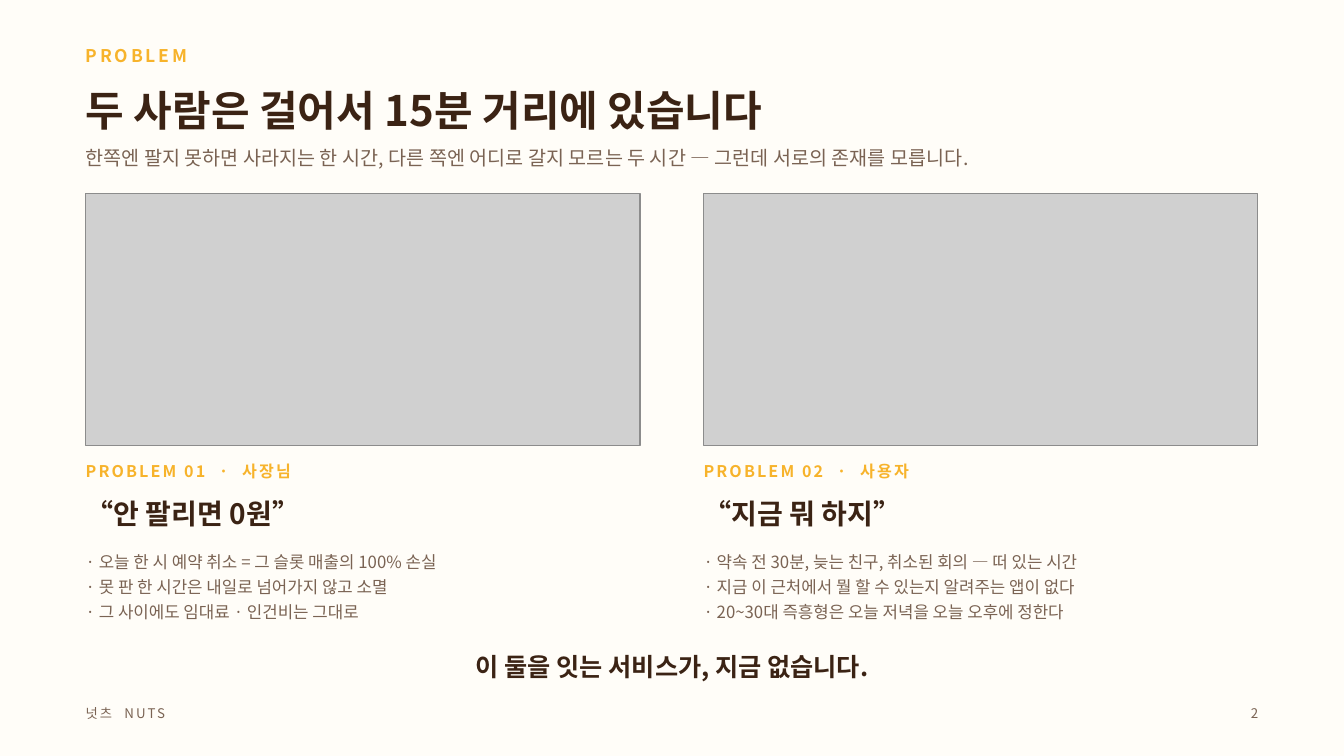
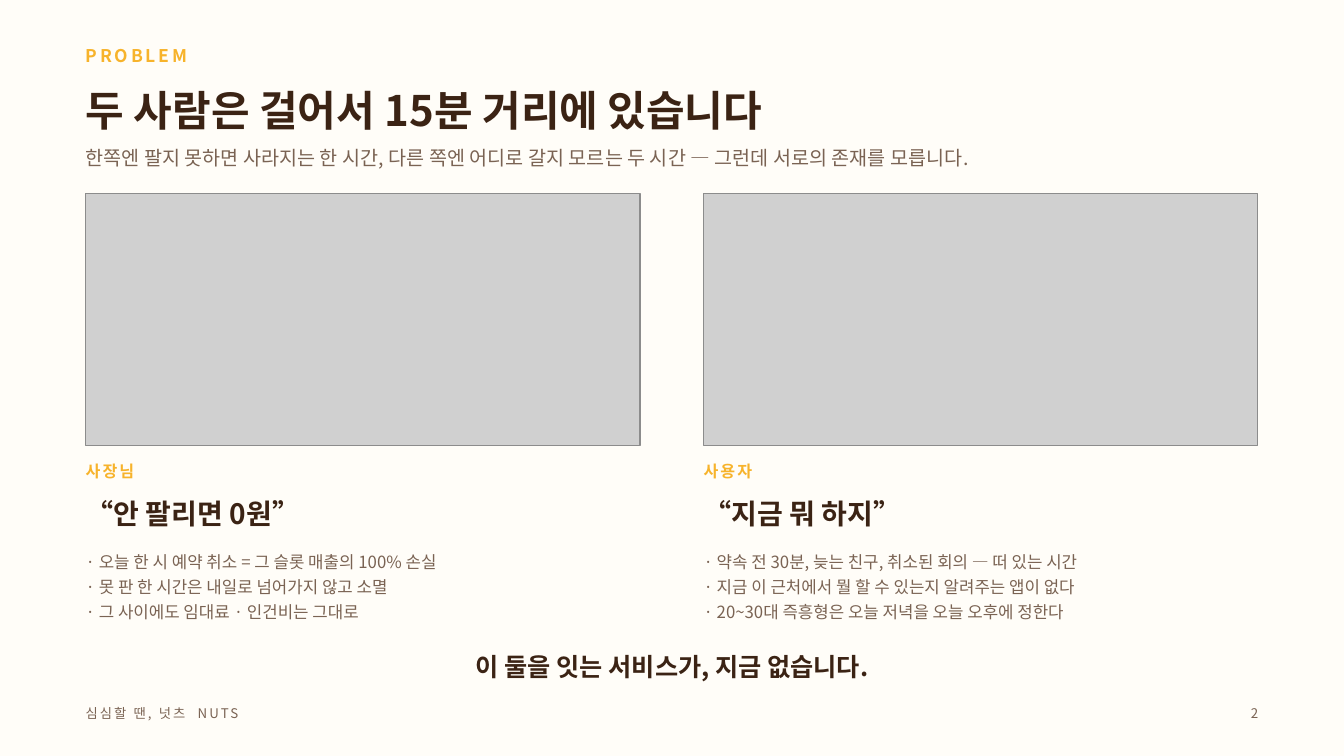
Before and after one commit to neti84-design/LMBA, a slide deck: slide 2 of 넛츠_IR덱.pptx. Drawn at 1344x756 pixels with LibreOffice and Linux fonts; fonts in the diff are those of the drawing; grey boxes stand for pictures. Boxes give left, top, right and bottom in pixels: in the first picture for what was removed or moved away, otherwise in the second. Text is boxed around its words. In the diff, an @@ line names an element or a change of style, - is before the commit and + after.

```diff
--- a/넛츠_IR덱.pptx
+++ b/넛츠_IR덱.pptx
@@ text at bbox=[86, 463, 135, 479]: text changed @@
-PROBLEM 01 · 사장님
+사장님
@@ text at bbox=[704, 463, 753, 479]: text changed @@
-PROBLEM 02 · 사용자
+사용자
@@ text at bbox=[86, 707, 185, 719]: text changed @@
-넛츠 NUTS
+심심할 땐, 넛츠 NUTS
```
Also in this commit, not shown: 7 other slides changed, 2 slides added, 5 slides removed, 12 other files.
